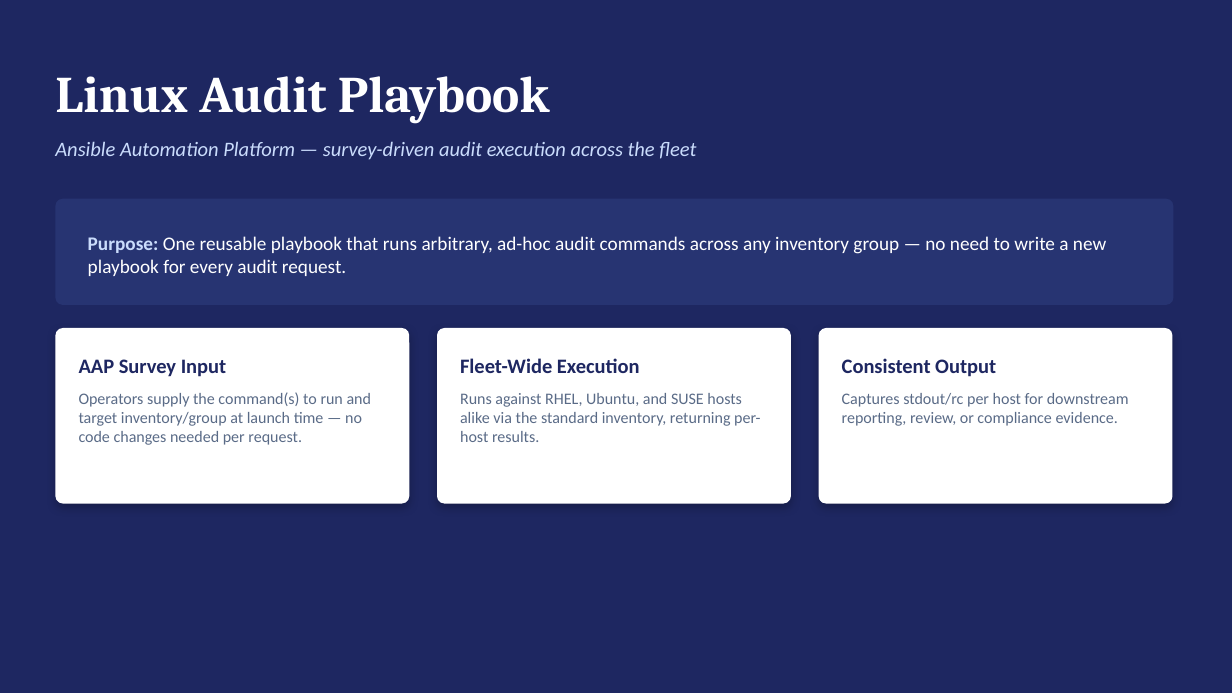
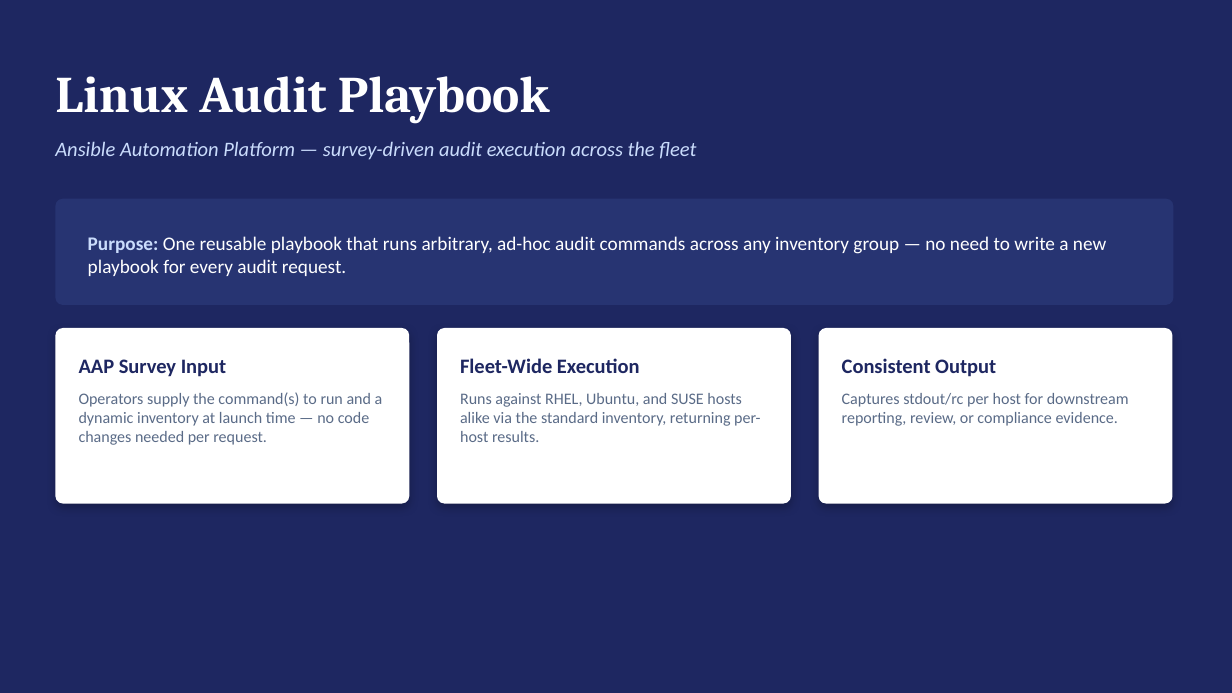
Before and after one commit to jxc2022/ansible-examples, a slide deck: slide 1 of Linux_Audit_Playbook.pptx. Drawn at 1232x693 pixels with LibreOffice and Linux fonts; fonts in the diff are those of the drawing. Boxes give left, top, right and bottom in pixels: in the first picture for what was removed or moved away, otherwise in the second. Text is boxed around its words. In the diff, an @@ line names an element or a change of style, - is before the commit and + after.

```diff
--- a/Linux_Audit_Playbook.pptx
+++ b/Linux_Audit_Playbook.pptx
@@ text at [79, 392, 383, 445]: text changed @@
-Operators supply the command(s) to run and target inventory/group at launch time — no code changes needed per request.
+Operators supply the command(s) to run and a dynamic inventory at launch time — no code changes needed per request.
```
Also in this commit, not shown: 1 other slide changed.
